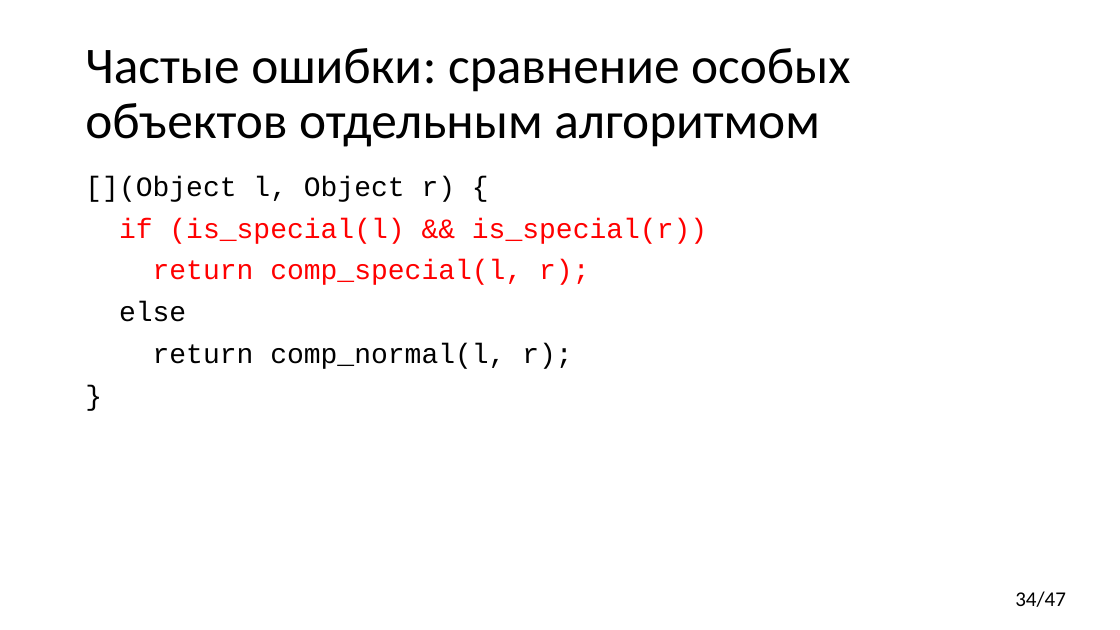
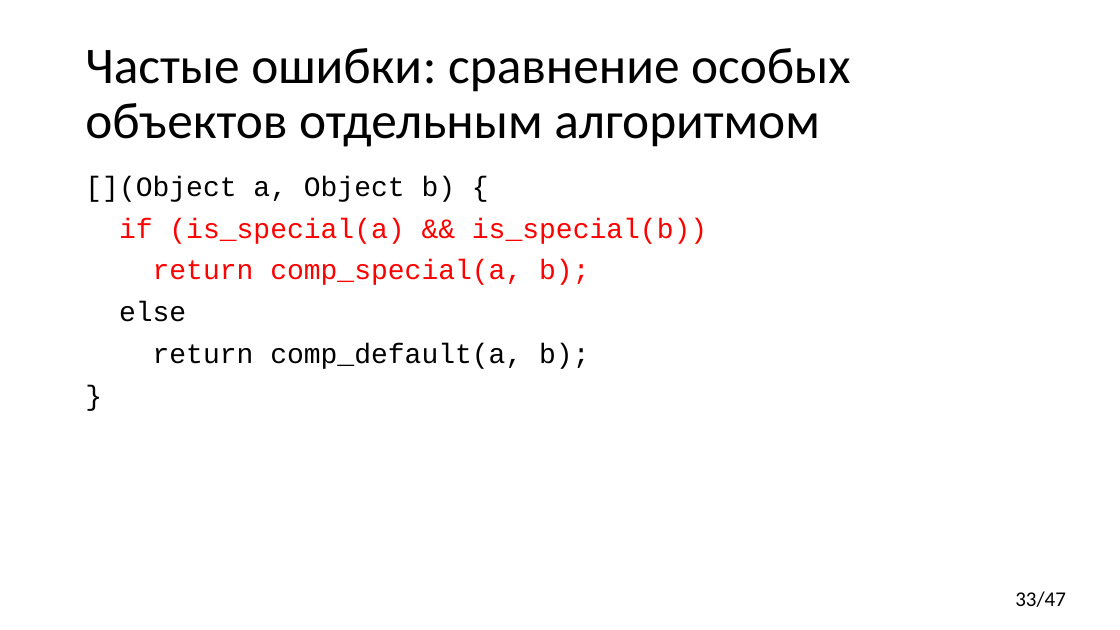
Before and after one commit to yugr/CppRussia, a slide deck: slide 33 of 2023/RU.pptx (slide 34 before the commit). Drawn at 1120x630 pixels with LibreOffice and Linux fonts; fonts in the diff are those of the drawing. Boxes give left, top, right and bottom in pixels: in the first picture for what was removed or moved away, otherwise in the second. Text is boxed around its words. In the diff, an @@ line names an element or a change of style, - is before the commit and + after.

```diff
--- a/2023/RU.pptx
+++ b/2023/RU.pptx
@@ text at <box>85,176,707,285</box>: text changed @@
-[](Object l, Object r) {
-if (is_special(l) && is_special(r))
-return comp_special(l, r);
+[](Object a, Object b) {
+if (is_special(a) && is_special(b))
+return comp_special(a, b);
@@ text at <box>153,343,589,369</box>: text changed @@
-return comp_normal(l, r);
+return comp_default(a, b);
@@ page number at <box>1015,591,1066,607</box>: text changed @@
-34/47
+33/47
```
Also in this commit, not shown: 15 other slides changed, 3 slides added, 2 slides removed.
